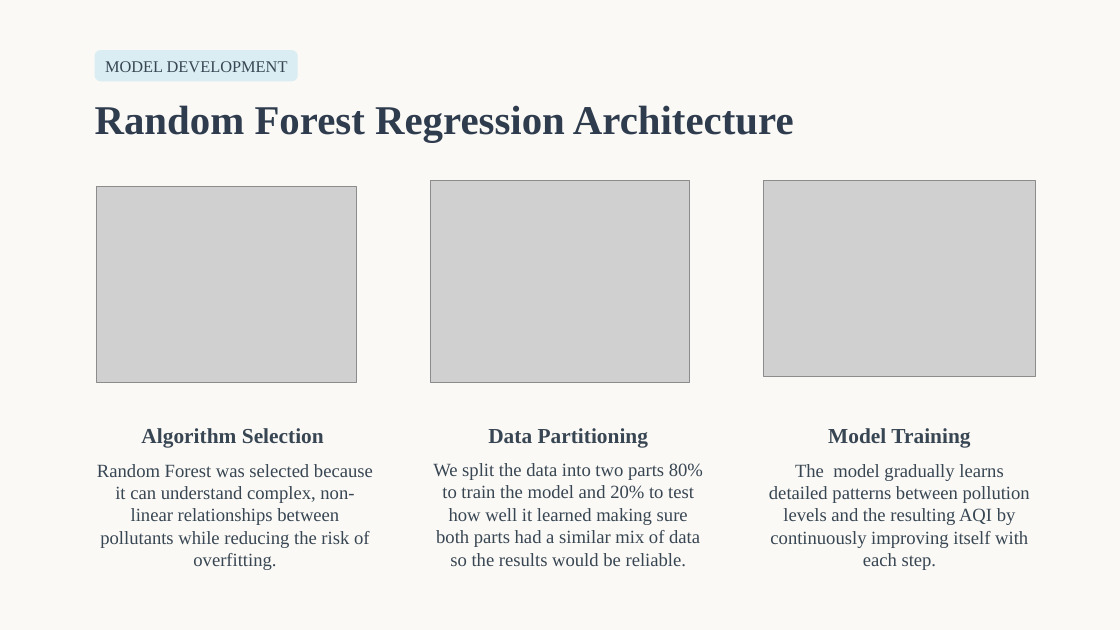
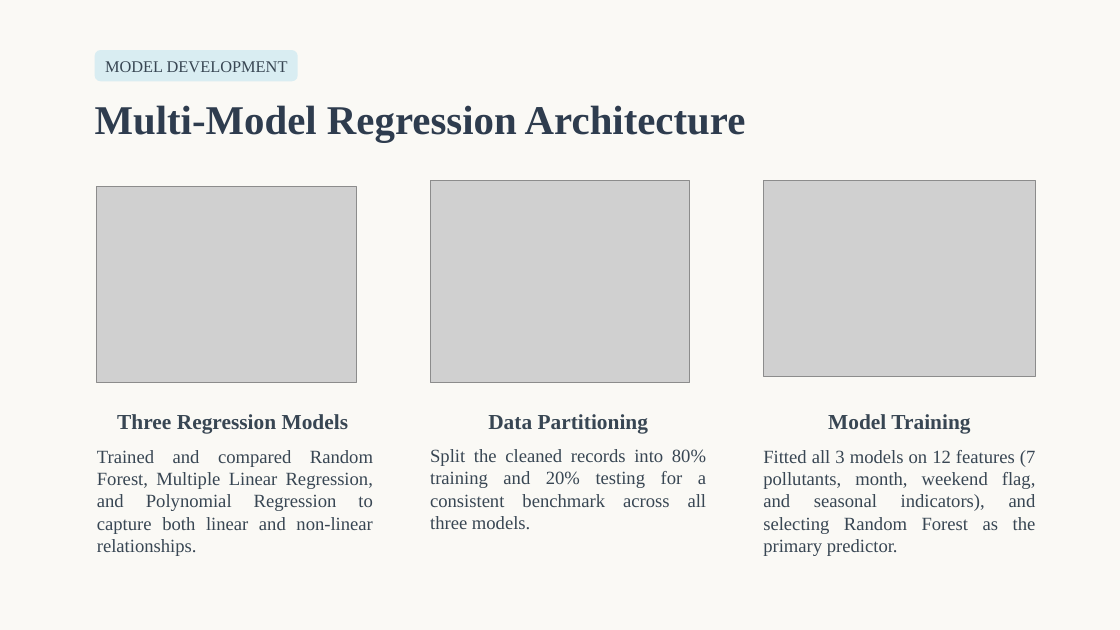
Before and after one commit to ishaangupta122/aqi-system, a slide deck: slide 7 of documents/aqi_ppt.pptx. Drawn at 1120x630 pixels with LibreOffice and Linux fonts; fonts in the diff are those of the drawing; grey boxes stand for pictures. Boxes give left, top, right and bottom in pixels: in the first picture for what was removed or moved away, otherwise in the second. Text is boxed around its words. In the diff, an @@ line names an element or a change of style, - is before the commit and + after.

```diff
--- a/documents/aqi_ppt.pptx
+++ b/documents/aqi_ppt.pptx
@@ text at (x1=95, y1=105, x2=746, y2=142): text changed @@
-Random Forest Regression Architecture
+Multi-Model Regression Architecture
@@ text at (x1=117, y1=414, x2=349, y2=434): text changed @@
-Algorithm Selection
+Three Regression Models
@@ text "Data Partitioning" moved from (x1=488, y1=428, x2=649, y2=448) to (x1=488, y1=414, x2=649, y2=434) @@
@@ text "Model Training" moved from (x1=828, y1=428, x2=970, y2=448) to (x1=828, y1=414, x2=970, y2=434) @@
@@ text at (x1=430, y1=449, x2=707, y2=529): text changed @@
-We split the data into two parts 80% to train the model and 20% to test how well it learned making sure both parts had a similar mix of data so the results would be reliable.
+Split the cleaned records into 80% training and 20% testing for a consistent benchmark across all three models.
@@ text at (x1=97, y1=450, x2=373, y2=556): text changed @@
-Random Forest was selected because it can understand complex, non-linear relationships between pollutants while reducing the risk of overfitting.
+Trained and compared Random Forest, Multiple Linear Regression, and Polynomial Regression to capture both linear and non-linear relationships.
@@ text at (x1=763, y1=450, x2=1036, y2=556): text changed @@
-The model gradually learns detailed patterns between pollution levels and the resulting AQI by continuously improving itself with each step.
+Fitted all 3 models on 12 features (7 pollutants, month, weekend flag, and seasonal indicators), and selecting Random Forest as the primary predictor.
```
Also in this commit, not shown: 7 other slides changed, 3 other files.
